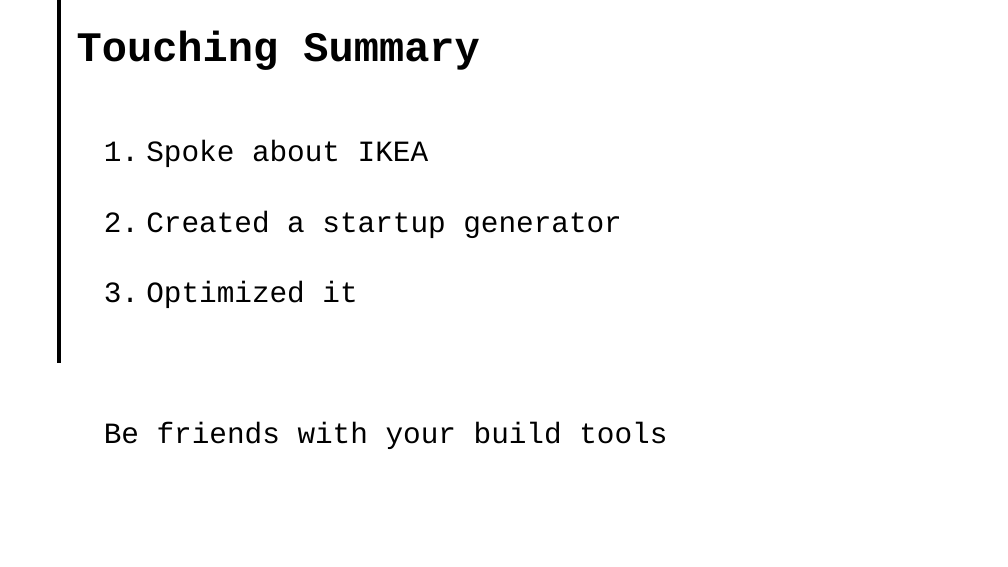
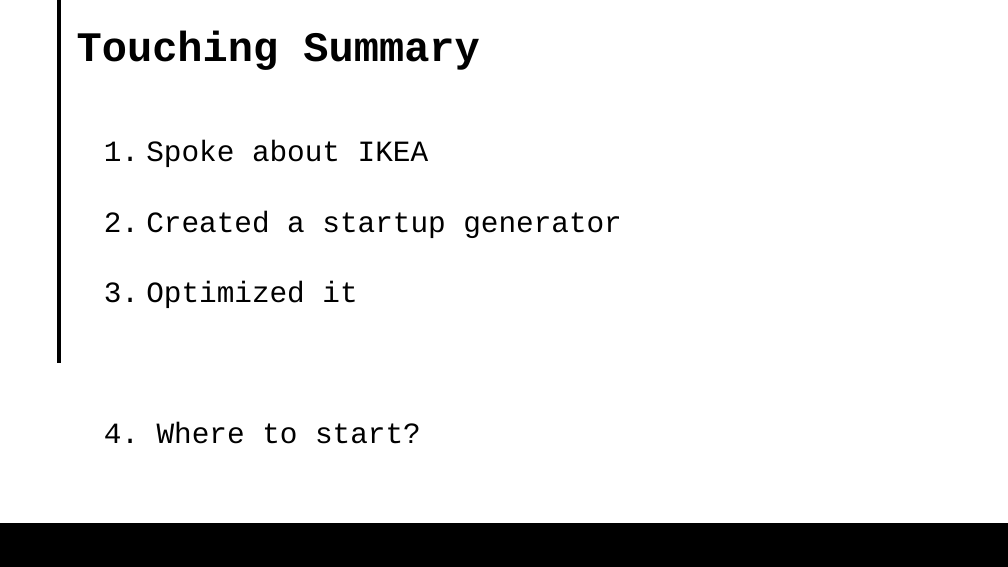
Before and after one commit to AsafShochet/tree-shaking-demo, a slide deck: slide 17 of tree shaking lecture 062024.pptx (slide 18 before the commit). Drawn at 1008x567 pixels with LibreOffice and Linux fonts; fonts in the diff are those of the drawing. Boxes give left, top, right and bottom in pixels: in the first picture for what was removed or moved away, otherwise in the second. Text is boxed around its words. In the diff, an @@ line names an element or a change of style, - is before the commit and + after.

```diff
--- a/tree shaking lecture 062024.pptx
+++ b/tree shaking lecture 062024.pptx
@@ text at (104,422,421,444): text changed @@
-Be friends with your build tools
+4. Where to start?
@@ rectangle added at (0,523,1008,567), fill #000000, outline #000000 1.5 pt @@
```
Also in this commit, not shown: 17 other slides changed, 1 slide removed, 1 other file.
